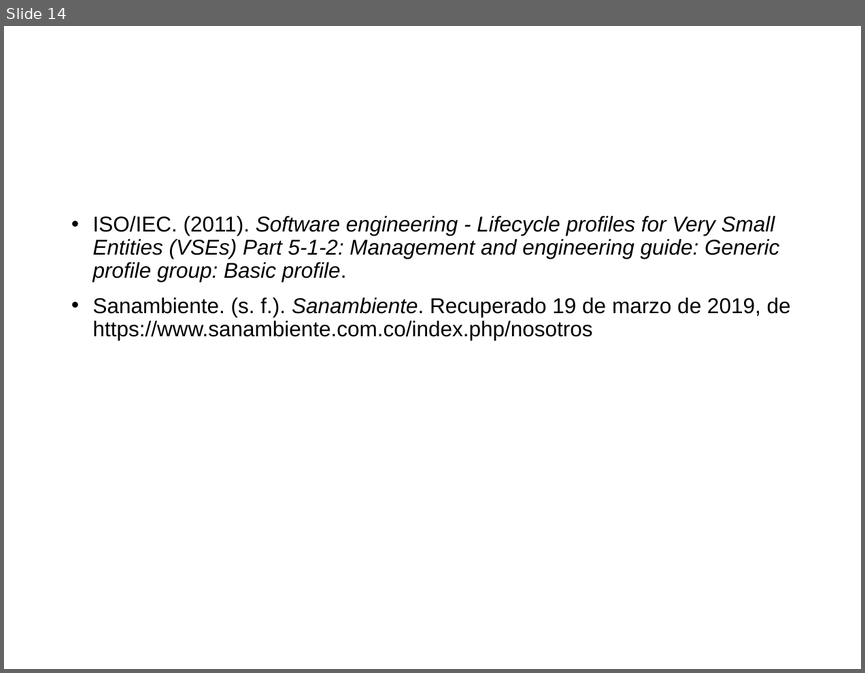
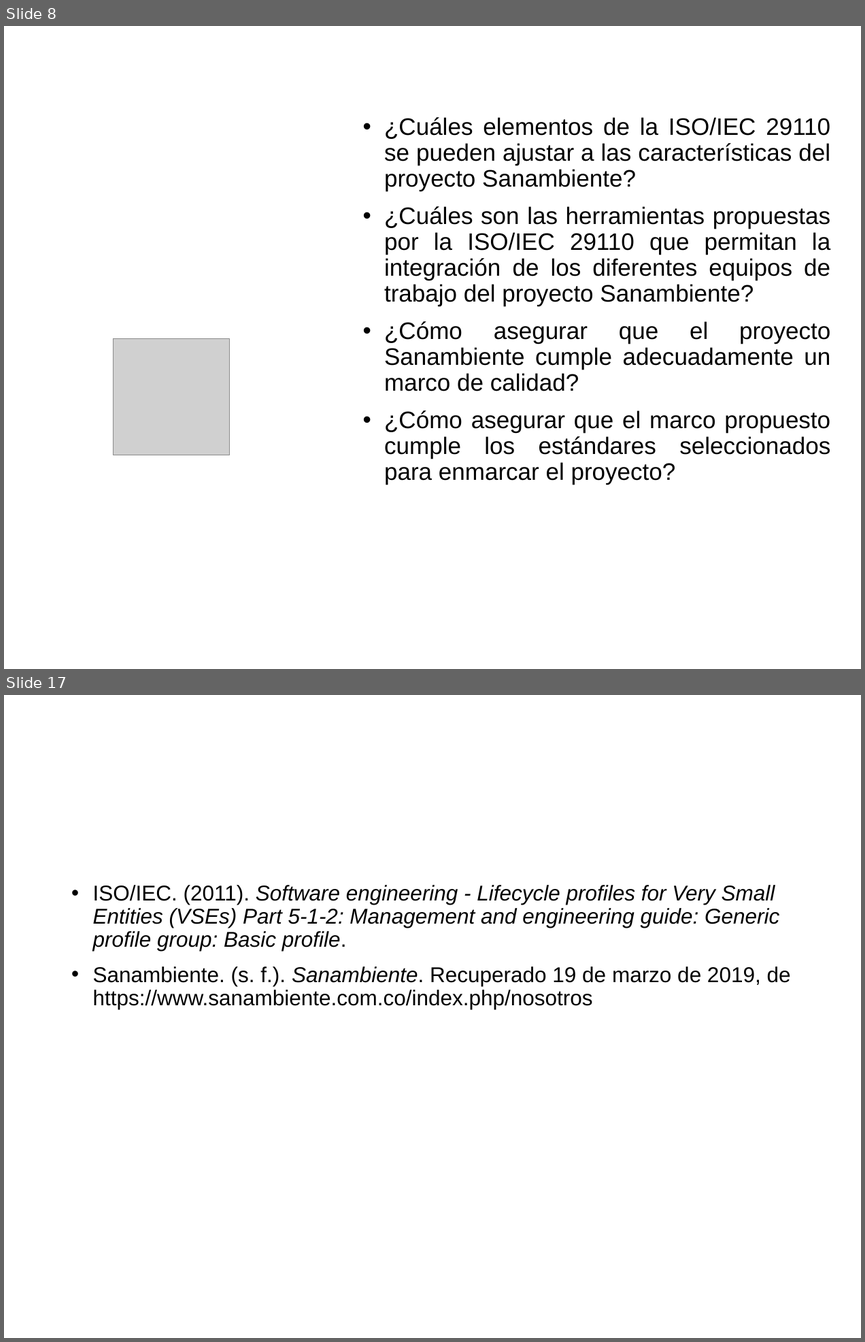
Before and after one commit to cristianpazu/Proyecto-Sanambiente, a slide deck: Documento(s) de proyecto de grado/Presentación del proyecto de grado.pptx. Shown one above the other, each under a label of ours: slide 14 before the commit, slides 8 and 17 after it; the slides between them are not shown. The pictures are 865x673 and 865x1342 pixels, drawn with LibreOffice and Linux fonts; fonts in the diff are those of the drawing; grey boxes stand for pictures; background and template pictures are left out. Boxes give left, top, right and bottom in pixels: in the first picture for what was removed or moved away, otherwise in the second. Text is boxed around its words. In the diff, an @@ line names an element or a change of style, - is before the commit and + after.

Commit message:
Se sigue modificando las diapositivas para la sustentación

```diff
--- a/Documento(s) de proyecto de grado/Presentación del proyecto de grado.pptx
+++ b/Documento(s) de proyecto de grado/Presentación del proyecto de grado.pptx
@@ slide 8 added at (4,26,861,669), background picture (left out) @@
@@ text added at (384,117,830,484), 20 pt, text #000000 @@
+• ¿Cuáles elementos de la ISO/IEC 29110 se pueden ajustar a las características del proyecto Sanambiente?
+• ¿Cuáles son las herramientas propuestas por la ISO/IEC 29110 que permitan la integración de los diferentes equipos de trabajo del proyecto Sanambiente?
+• ¿Cómo asegurar que el proyecto Sanambiente cumple adecuadamente un marco de calidad?
+• ¿Cómo asegurar que el marco propuesto cumple los estándares seleccionados para enmarcar el proyecto?
@@ title added at (464,284,496,302), 25 pt, text #FFFFFF, bold @@
+Sistematización del problema
@@ picture added at (113,339,229,455) @@
@@ what was slide 14 is now slide 17 @@
```
Also in this commit, not shown: 9 slides changed, 3 other slides added, 1 slide removed, 1 other file.
